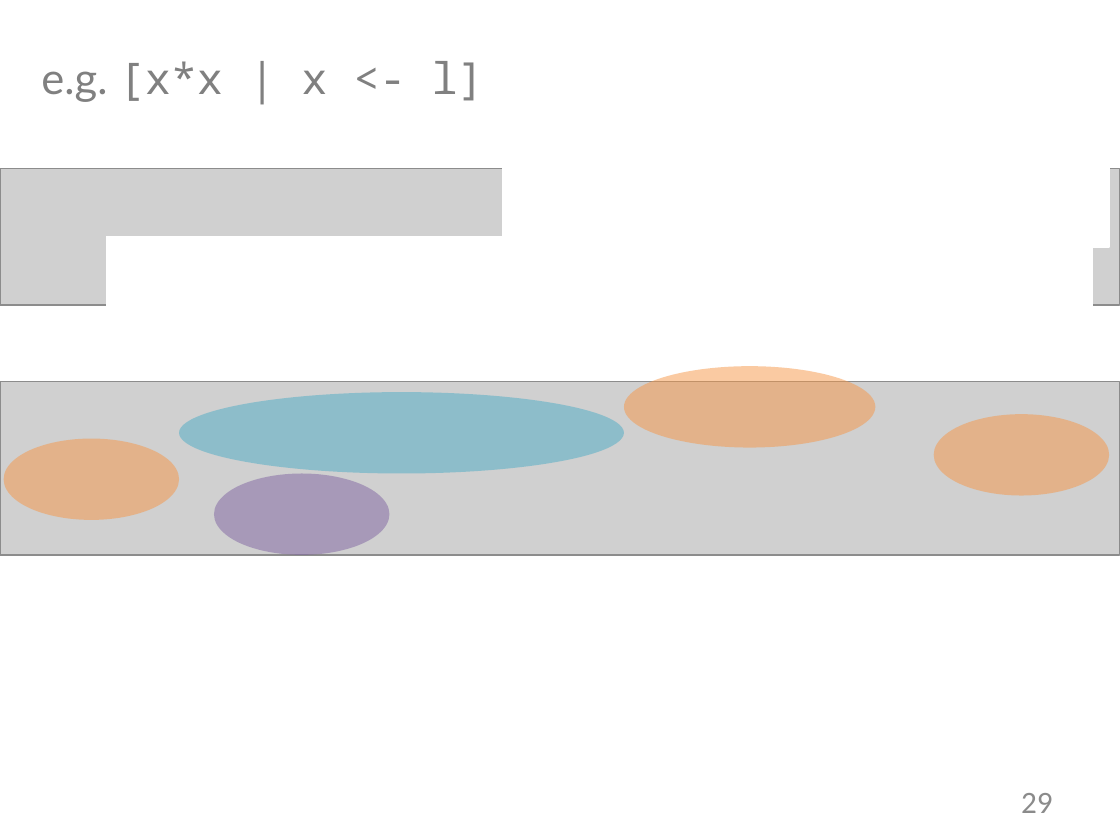
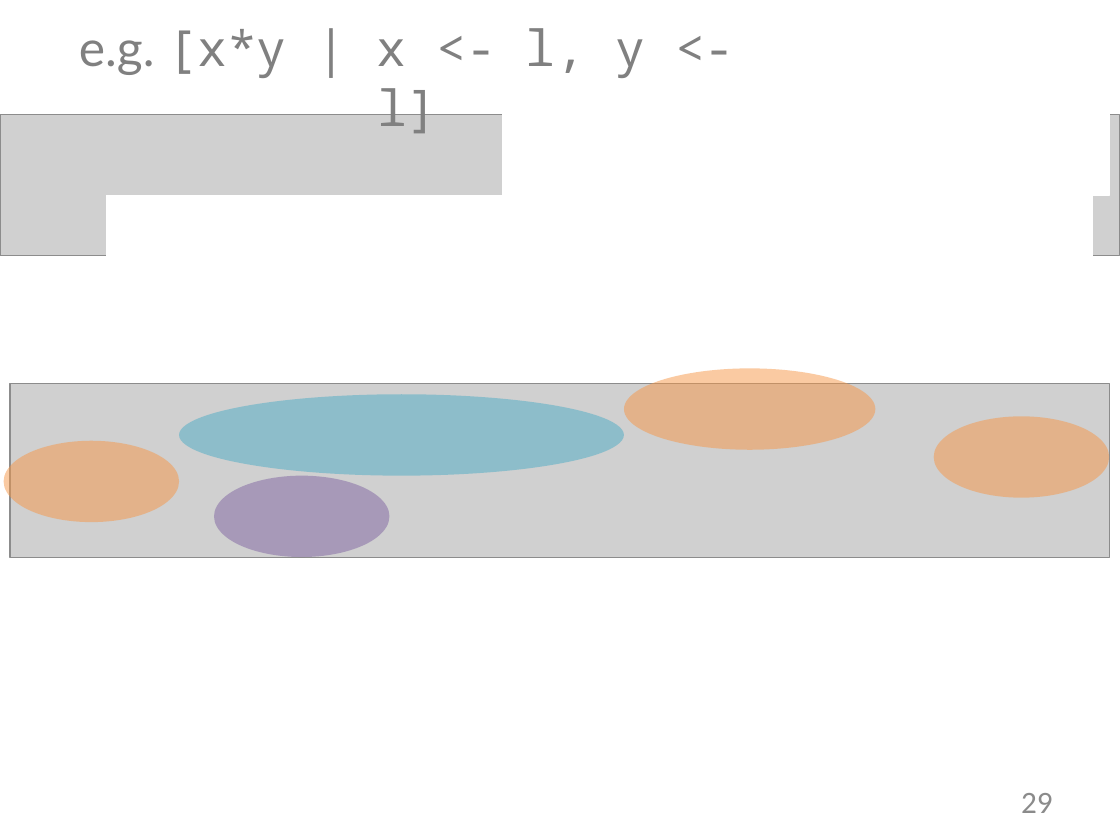
Before and after one commit to justinpombrio/thesis, a slide deck: slide 29 of defense.pptx. Drawn at 1120x840 pixels with LibreOffice and Linux fonts; fonts in the diff are those of the drawing; grey boxes stand for pictures. Boxes give left, top, right and bottom in pixels: in the first picture for what was removed or moved away, otherwise in the second. Text is boxed around its words. In the diff, an @@ line names an element or a change of style, - is before the commit and + after.

```diff
--- a/defense.pptx
+++ b/defense.pptx
@@ text at box(79, 28, 645, 134): text changed; size 28 to 32 pt @@
-e.g. [x*x | x <- l]
+e.g. [x*y | x <- l, y <- l]
@@ picture added at box(0, 114, 1120, 255) @@
@@ rectangle: place and size @@
-rectangle at box(502, 142, 1109, 248)
+rectangle at box(502, 91, 1109, 196)
@@ picture removed at box(0, 168, 1120, 305) @@
@@ rectangle: place and size @@
-rectangle at box(106, 236, 1093, 342)
+rectangle at box(106, 196, 1093, 301)
@@ picture: place and size @@
-picture at box(0, 382, 1120, 556)
+picture at box(10, 384, 1110, 558)
```
Also in this commit, not shown: 3 other slides changed, 1 slide added, 1 slide removed.
